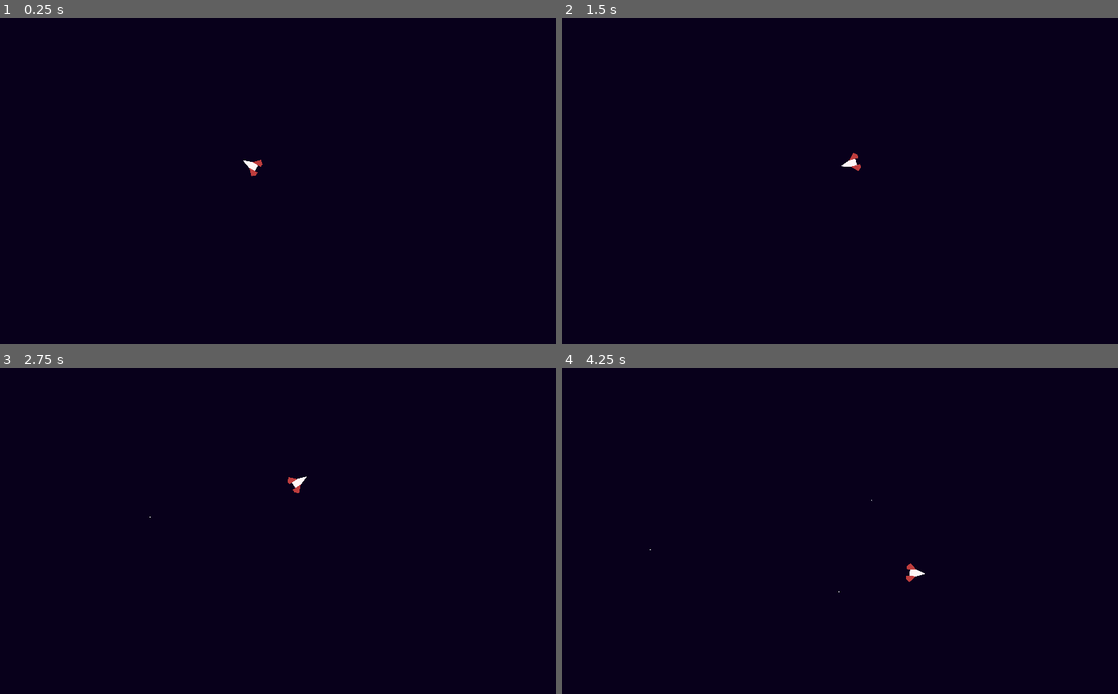
Above: before the commit, frames 1-4 (two rows, left to right).
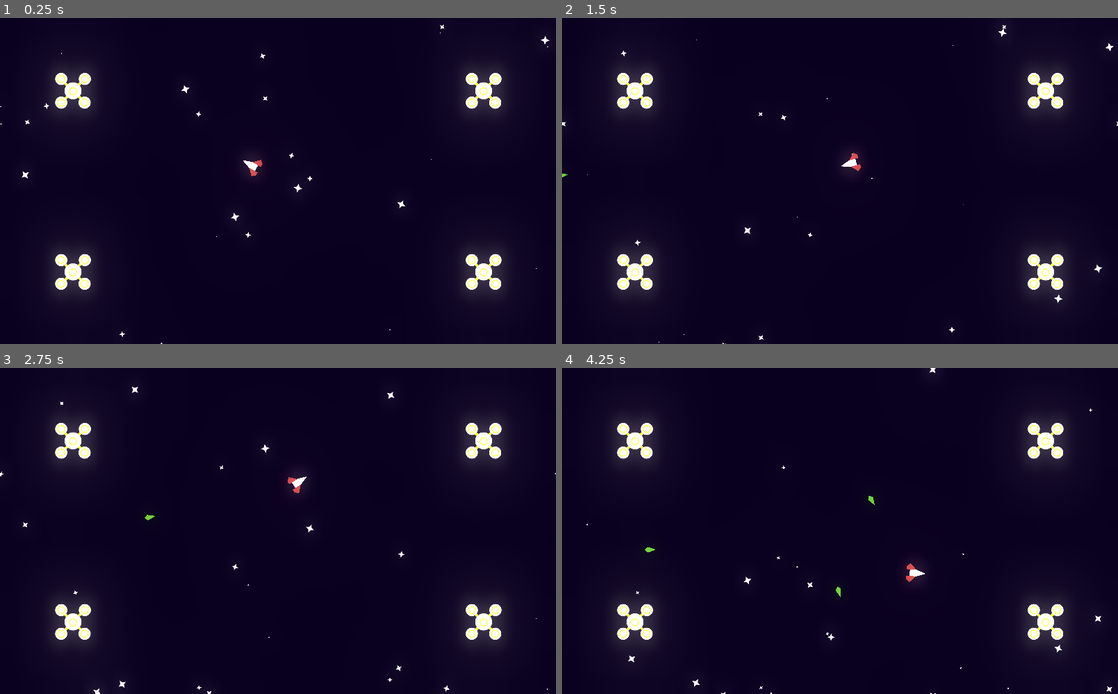
Above: after the commit, the same moments.

Repository: Arnav-Ghatti/Godot-Wild-Jam-32
Game: Godot game, scene res://Main.tscn
Same seed, same stepped clock (60 frames per second), same inputs: the game is played once before the commit and once after it. The project has no main scene, so this scene is started directly.
Inputs (mouse positions are in pixels of both pictures, inside the frame that each line leads up to):
- Up to frame 1 (0.25 s): no input
- Up to frame 2 (1.5 s): move the mouse to (962, 164) at 0.52 s; move the mouse to (728, 197) at 1.27 s
- Up to frame 3 (2.75 s): move the mouse to (333, 459) at 2.02 s
- Up to frame 4 (4.25 s): move the mouse to (812, 596) at 2.77 s; move the mouse to (1006, 579) at 3.52 s

The runs differ from the first frame. In frame 1, 4.8% of the frame differs, in the area x 0-99%, y 1-100%; in frame 2, 4.8%; in frame 3, 4.8%; in frame 4, 4.9%, in the area x 4-99%, y 0-100%.

Commit message:
Progress

Diff:
--- a/Main.tscn
+++ b/Main.tscn
@@ -1,11 +1,22 @@
-[gd_scene load_steps=4 format=2]
+[gd_scene load_steps=7 format=2]
 
 [ext_resource path="res://Player/Player.tscn" type="PackedScene" id=1]
 [ext_resource path="res://Missile Launcher/MissileLauncher.tscn" type="PackedScene" id=2]
+[ext_resource path="res://Particles/StarFieldBackground.tscn" type="PackedScene" id=3]
 [ext_resource path="res://Main.gd" type="Script" id=4]
+[ext_resource path="res://Referee/Referee.tscn" type="PackedScene" id=5]
+
+[sub_resource type="Environment" id=1]
+background_mode = 4
+glow_enabled = true
+glow_intensity = 0.5
+glow_bloom = 0.1
+glow_blend_mode = 0
 
 [node name="Main" type="Node2D"]
 script = ExtResource( 4 )
+
+[node name="StarFieldBackground" parent="." instance=ExtResource( 3 )]
 
 [node name="Player" parent="." instance=ExtResource( 1 )]
 position = Vector2( 460.5, 270 )
@@ -26,6 +37,23 @@
 
 [node name="LaunchTimer" type="Timer" parent="."]
 autostart = true
+
+[node name="Referees" type="Node2D" parent="."]
+
+[node name="Referee" parent="Referees" instance=ExtResource( 5 )]
+position = Vector2( 120, 120 )
+
+[node name="Referee2" parent="Referees" instance=ExtResource( 5 )]
+position = Vector2( 120, 420 )
+
+[node name="Referee3" parent="Referees" instance=ExtResource( 5 )]
+position = Vector2( 801, 420 )
+
+[node name="Referee4" parent="Referees" instance=ExtResource( 5 )]
+position = Vector2( 801, 120 )
+
+[node name="WorldEnvironment" type="WorldEnvironment" parent="."]
+environment = SubResource( 1 )
 [connection signal="start" from="MissileLaunchers/Right" to="." method="_on_Right_start"]
 [connection signal="start" from="MissileLaunchers/Left" to="." method="_on_Left_start"]
 [connection signal="start" from="MissileLaunchers/Up" to="." method="_on_Up_start"]
--- a/Missile/Missile.tscn
+++ b/Missile/Missile.tscn
@@ -1,7 +1,8 @@
-[gd_scene load_steps=3 format=2]
+[gd_scene load_steps=4 format=2]
 
 [ext_resource path="res://Missile/missile.png" type="Texture" id=1]
 [ext_resource path="res://Missile/Missile.gd" type="Script" id=2]
+[ext_resource path="res://Missile/missile_n.png" type="Texture" id=3]
 
 [node name="Missile" type="Area2D" groups=[
 "missile",
@@ -18,7 +19,8 @@
 rotation = 1.5708
 scale = Vector2( 0.1, 0.1 )
 texture = ExtResource( 1 )
+normal_map = ExtResource( 3 )
 
 [node name="CollisionPolygon2D" type="CollisionPolygon2D" parent="."]
-polygon = PoolVector2Array( -9, 0, -4, -5, 9, 0, -4, 5 )
+polygon = PoolVector2Array( -9.0625, -0.0625, -4.1875, -4.6875, 9.1875, -0.0625, -4.125, 4.75 )
 [connection signal="area_entered" from="." to="." method="_on_Missile_area_entered"]
--- /dev/null
+++ b/Particles/Particles2D.tscn
@@ -0,0 +1,13 @@
+[gd_scene load_steps=3 format=2]
+
+[ext_resource path="res://Particles/StarField.tres" type="Material" id=1]
+[ext_resource path="res://Particles/star.svg" type="Texture" id=2]
+
+[node name="Particles2D" type="Particles2D"]
+position = Vector2( 460, 270 )
+amount = 10
+lifetime = 6.0
+preprocess = 6.0
+visibility_rect = Rect2( -460, -270, 921, 540 )
+process_material = ExtResource( 1 )
+texture = ExtResource( 2 )
--- /dev/null
+++ b/Particles/StarField.tres
@@ -0,0 +1,19 @@
+[gd_resource type="ParticlesMaterial" load_steps=3 format=2]
+
+[sub_resource type="Curve" id=1]
+_data = [ Vector2( 0, 0 ), 0.0, 0.0, 0, 0, Vector2( 0.241936, 1 ), 0.0, 0.0, 0, 0, Vector2( 0.5, 0.0482635 ), 0.0, 0.0, 0, 0, Vector2( 0.745161, 0.990571 ), 0.0, 0.0, 0, 0, Vector2( 1, 0 ), 0.0, 0.0, 0, 0 ]
+
+[sub_resource type="CurveTexture" id=2]
+curve = SubResource( 1 )
+
+[resource]
+emission_shape = 2
+emission_box_extents = Vector3( 512, 300, 0 )
+flag_disable_z = true
+gravity = Vector3( 0, 0, 0 )
+angular_velocity = 50.0
+angular_velocity_random = 1.0
+orbit_velocity = 0.0
+orbit_velocity_random = 0.0
+scale = 0.5
+scale_curve = SubResource( 2 )
--- /dev/null
+++ b/Particles/StarFieldBackground.tscn
@@ -0,0 +1,23 @@
+[gd_scene load_steps=2 format=2]
+
+[ext_resource path="res://Particles/Particles2D.tscn" type="PackedScene" id=1]
+
+[node name="StarFieldBackground" type="ParallaxBackground"]
+
+[node name="ParallaxLayer" type="ParallaxLayer" parent="."]
+motion_scale = Vector2( 0.1, 0.1 )
+motion_mirroring = Vector2( 921, 540 )
+
+[node name="Particles2D" parent="ParallaxLayer" instance=ExtResource( 1 )]
+
+[node name="ParallaxLayer2" type="ParallaxLayer" parent="."]
+motion_scale = Vector2( 0.05, 0.05 )
+motion_mirroring = Vector2( 921, 540 )
+
+[node name="Particles2D2" parent="ParallaxLayer2" instance=ExtResource( 1 )]
+
+[node name="ParallaxLayer3" type="ParallaxLayer" parent="."]
+motion_scale = Vector2( 0.01, 0.01 )
+motion_mirroring = Vector2( 921, 540 )
+
+[node name="Particles2D3" parent="ParallaxLayer3" instance=ExtResource( 1 )]
--- /dev/null
+++ b/Particles/star.svg
@@ -0,0 +1,73 @@
+<?xml version="1.0" encoding="UTF-8" standalone="no"?>
+<!-- Created with Inkscape (http://www.inkscape.org/) -->
+
+<svg
+   xmlns:dc="http://purl.org/dc/elements/1.1/"
+   xmlns:cc="http://creativecommons.org/ns#"
+   xmlns:rdf="http://www.w3.org/1999/02/22-rdf-syntax-ns#"
+   xmlns:svg="http://www.w3.org/2000/svg"
+   xmlns="http://www.w3.org/2000/svg"
+   xmlns:sodipodi="http://sodipodi.sourceforge.net/DTD/sodipodi-0.dtd"
+   xmlns:inkscape="http://www.inkscape.org/namespaces/inkscape"
+   width="32"
+   height="32"
+   viewBox="0 0 32 32"
+   version="1.1"
+   id="svg8"
+   inkscape:version="0.92.4 5da689c313, 2019-01-14"
+   sodipodi:docname="star.svg">
+  <defs
+     id="defs2" />
+  <sodipodi:namedview
+     id="base"
+     pagecolor="#282828"
+     bordercolor="#666666"
+     borderopacity="1.0"
+     inkscape:pageopacity="0"
+     inkscape:pageshadow="2"
+     inkscape:zoom="3.959798"
+     inkscape:cx="-15.372758"
+     inkscape:cy="-5.6622504"
+     inkscape:document-units="px"
+     inkscape:current-layer="layer1"
+     showgrid="false"
+     units="px"
+     inkscape:window-width="1920"
+     inkscape:window-height="1022"
+     inkscape:window-x="0"
+     inkscape:window-y="30"
+     inkscape:window-maximized="1" />
+  <metadata
+     id="metadata5">
+    <rdf:RDF>
+      <cc:Work
+         rdf:about="">
+        <dc:format>image/svg+xml</dc:format>
+        <dc:type
+           rdf:resource="http://purl.org/dc/dcmitype/StillImage" />
+        <dc:title></dc:title>
+      </cc:Work>
+    </rdf:RDF>
+  </metadata>
+  <g
+     inkscape:label="Layer 1"
+     inkscape:groupmode="layer"
+     id="layer1"
+     transform="translate(0,-1059.25)">
+    <path
+       sodipodi:type="star"
+       style="opacity:1;fill:#ffffff;fill-opacity:1;stroke:none;stroke-width:2;stroke-linecap:round;stroke-linejoin:round;stroke-miterlimit:4;stroke-dasharray:none;stroke-dashoffset:0;stroke-opacity:1;paint-order:fill markers stroke"
+       id="path812"
+       sodipodi:sides="4"
+       sodipodi:cx="16"
+       sodipodi:cy="1075.25"
+       sodipodi:r1="15.072496"
+       sodipodi:r2="6.1646509"
+       sodipodi:arg1="1.5707963"
+       sodipodi:arg2="2.3561945"
+       inkscape:flatsided="false"
+       inkscape:rounded="0"
+       inkscape:randomized="0"
+       d="M 16,1090.3225 11.640933,1079.6091 0.92750359,1075.25 11.640934,1070.8909 16,1060.1775 l 4.359067,10.7134 10.713429,4.3591 -10.71343,4.3591 z" />
+  </g>
+</svg>
--- a/Player/Player.tscn
+++ b/Player/Player.tscn
@@ -1,7 +1,8 @@
-[gd_scene load_steps=3 format=2]
+[gd_scene load_steps=4 format=2]
 
 [ext_resource path="res://Player/player.png" type="Texture" id=1]
 [ext_resource path="res://Player/Player.gd" type="Script" id=2]
+[ext_resource path="res://Player/player_n.png" type="Texture" id=3]
 
 [node name="Player" type="KinematicBody2D"]
 script = ExtResource( 2 )
@@ -10,6 +11,7 @@
 [node name="Sprite" type="Sprite" parent="."]
 scale = Vector2( 0.17, 0.17 )
 texture = ExtResource( 1 )
+normal_map = ExtResource( 3 )
 __meta__ = {
 "_edit_lock_": true,
 "_editor_description_": "
--- /dev/null
+++ b/Referee/Referee.tscn
@@ -0,0 +1,18 @@
+[gd_scene load_steps=4 format=2]
+
+[ext_resource path="res://Referee/Referee.png" type="Texture" id=1]
+[ext_resource path="res://Referee/Referee_n.png" type="Texture" id=2]
+
+[sub_resource type="CircleShape2D" id=1]
+radius = 100.0
+
+[node name="Referee" type="Sprite"]
+scale = Vector2( 0.4, 0.4 )
+texture = ExtResource( 1 )
+normal_map = ExtResource( 2 )
+
+[node name="StaticBody2D" type="StaticBody2D" parent="."]
+
+[node name="CollisionShape2D" type="CollisionShape2D" parent="StaticBody2D"]
+scale = Vector2( 1, 1 )
+shape = SubResource( 1 )
Binary file changed: Missile/missile.png
Binary file added: Missile/missile_n.png
Not shown, added: Missile/missile_n.png.import
Not shown, added: Particles/star.svg.import
Binary file added: Player/player_n.png
Not shown, added: Player/player_n.png.import
Binary file added: Referee/Referee.png
Not shown, added: Referee/Referee.png.import
Binary file added: Referee/Referee_n.png
Not shown, added: Referee/Referee_n.png.import
Binary file added: UI/Buttons.png
Binary file added: UI/Cursor.png
